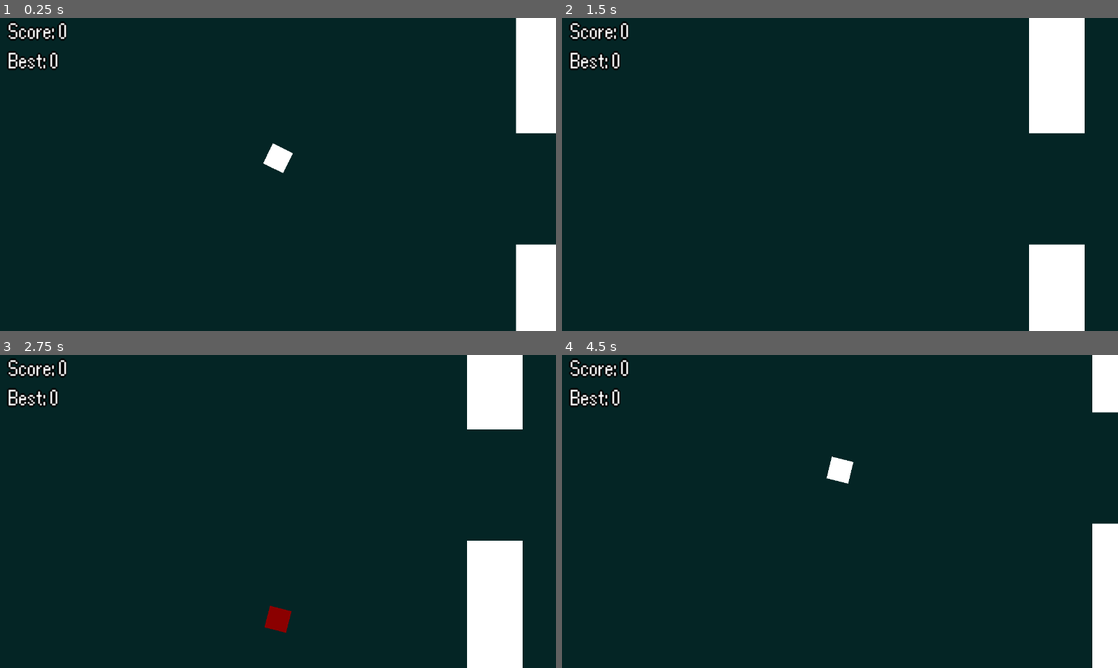
Above: before the commit, frames 1-4 (two rows, left to right).
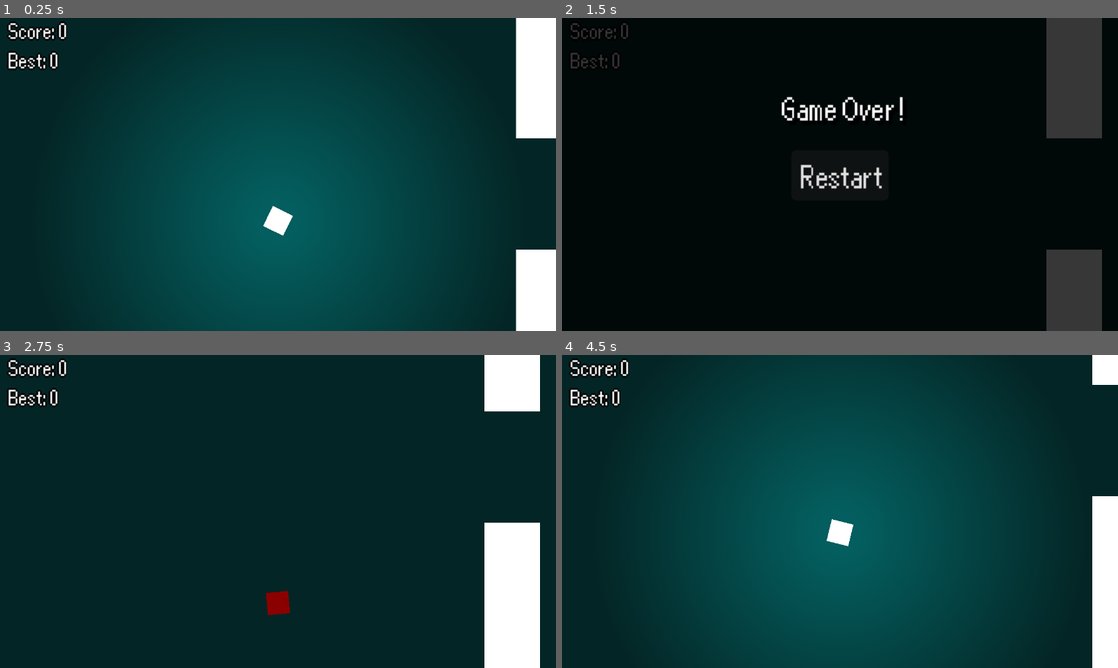
Above: after the commit, the same moments.

Repository: Nabil080/flappy-square
Game: Godot game, scene res://core/game.tscn
The game is run twice, just before and just after one commit, with the same random seed, the same clock (stepped at 60 frames per second) and the same inputs.
Inputs:
- Up to frame 1 (0.25 s): no input
- Up to frame 2 (1.5 s): tap Space (flap) at 0.77, 1.07 s
- Up to frame 3 (2.75 s): tap Space (flap) at 1.52, 1.82 s; click "Restart" at 2 s
- Up to frame 4 (4.5 s): tap Enter at 3.5 s; tap Space (flap) at 3.77, 4.07 s; click "Restart" at 4.25 s

The runs differ from the first frame. In frame 1, 39% of the frame differs, in the area x 22-100%, y 15-100%; in frame 2, 97%, in the area x 0-100%, y 0-100%; in frame 3, 5.3%; in frame 4, 42%.

Commit message:
better ending screen

Diff:
--- a/UI/game_over_menu.tscn
+++ b/UI/game_over_menu.tscn
@@ -1,6 +1,9 @@
-[gd_scene load_steps=2 format=3 uid="uid://dr7jkik87k7qj"]
+[gd_scene load_steps=3 format=3 uid="uid://dr7jkik87k7qj"]
 
 [ext_resource type="Script" uid="uid://15kqw1b7xvxe" path="res://UI/game_over_menu.gd" id="1_jobbv"]
+
+[sub_resource type="StyleBoxFlat" id="StyleBoxFlat_jobbv"]
+bg_color = Color(0, 0, 0, 0.78431374)
 
 [node name="GameOverMenu" type="Control"]
 layout_mode = 3
@@ -12,10 +15,10 @@
 script = ExtResource("1_jobbv")
 
 [node name="Panel" type="Panel" parent="."]
-self_modulate = Color(0, 0, 0, 0.93333334)
 layout_mode = 0
 offset_right = 320.0
 offset_bottom = 180.0
+theme_override_styles/panel = SubResource("StyleBoxFlat_jobbv")
 
 [node name="Button" type="Button" parent="Panel"]
 layout_mode = 1
--- a/core/game.tscn
+++ b/core/game.tscn
@@ -27,6 +27,10 @@
 anchors_preset = 15
 anchor_right = 1.0
 anchor_bottom = 1.0
+offset_left = -657.7778
+offset_top = -370.0
+offset_right = 657.7778
+offset_bottom = 370.0
 grow_horizontal = 2
 grow_vertical = 2
 color = Color(0.015719434, 0.14369178, 0.14420378, 1)
@@ -64,7 +68,7 @@
 shape = SubResource("WorldBoundaryShape2D_ey2n3")
 
 [node name="Player" parent="." instance=ExtResource("1_d3un6")]
-position = Vector2(160, 54)
+position = Vector2(160, 90)
 
 [node name="PipeManager" type="Node2D" parent="."]
 position = Vector2(338, 93)
--- a/core/pipe_manager.gd
+++ b/core/pipe_manager.gd
@@ -3,7 +3,7 @@
 signal player_entered
 
 const PIPES = preload("uid://bmkwntdta7k0t")
-const MAX_DIST := 32.0
+const MAX_DIST := 50.0           # Tunnel distance from the center
 const MAX_PIPES := 5             # Pool size
 const SPAWN_INTERVAL := 1.5      # seconds between spawns
 
@@ -26,6 +26,7 @@
 	if not pipes:
 		pipes = _new_pipes()
 	pipes.global_position = global_position
+	randomize()
 	pipes.move_local_y(randf_range(-MAX_DIST, MAX_DIST))
 
 func _new_pipes() -> Pipes:
--- a/entities/pipe.tscn
+++ b/entities/pipe.tscn
@@ -1,10 +1,13 @@
-[gd_scene load_steps=3 format=3 uid="uid://1eo7ggcmhhpk"]
+[gd_scene load_steps=4 format=3 uid="uid://1eo7ggcmhhpk"]
 
 [sub_resource type="QuadMesh" id="QuadMesh_oaeqi"]
 size = Vector2(32, 180)
 
 [sub_resource type="RectangleShape2D" id="RectangleShape2D_oaeqi"]
 size = Vector2(32, 180)
+
+[sub_resource type="OccluderPolygon2D" id="OccluderPolygon2D_oaeqi"]
+polygon = PackedVector2Array(-16, -90, 16, -90, 16, 90, -16, 90)
 
 [node name="Pipe" type="StaticBody2D" groups=["enemy"]]
 
@@ -13,3 +16,6 @@
 
 [node name="CollisionShape2D" type="CollisionShape2D" parent="."]
 shape = SubResource("RectangleShape2D_oaeqi")
+
+[node name="LightOccluder2D" type="LightOccluder2D" parent="."]
+occluder = SubResource("OccluderPolygon2D_oaeqi")
--- a/entities/player.gd
+++ b/entities/player.gd
@@ -36,6 +36,7 @@
 	if collision.get_collider().is_in_group("enemy"):
 		$MeshInstance2D.modulate = Color.DARK_RED
 		$CollisionShape2D.disabled = true
+		$PointLight2D.enabled = false
 		velocity.y = -FLAP_STRENGTH
 		can_jump = false
 		is_dead.emit()
--- a/entities/player.tscn
+++ b/entities/player.tscn
@@ -8,6 +8,15 @@
 
 [sub_resource type="RectangleShape2D" id="RectangleShape2D_3x74s"]
 size = Vector2(16, 16)
+
+[sub_resource type="Gradient" id="Gradient_b0kkn"]
+offsets = PackedFloat32Array(0.07333333, 0.67333335)
+colors = PackedColorArray(1, 1, 1, 1, 0, 0, 0, 1)
+
+[sub_resource type="GradientTexture2D" id="GradientTexture2D_e4p34"]
+gradient = SubResource("Gradient_b0kkn")
+fill = 1
+fill_from = Vector2(0.5, 0.5)
 
 [node name="Player" type="CharacterBody2D"]
 process_mode = 3
@@ -24,3 +33,10 @@
 [node name="AudioStreamPlayer" type="AudioStreamPlayer" parent="."]
 process_mode = 3
 stream = ExtResource("2_b0kkn")
+
+[node name="PointLight2D" type="PointLight2D" parent="."]
+color = Color(1.540184e-06, 0.7709061, 0.774441, 1)
+energy = 2.0
+shadow_enabled = true
+texture = SubResource("GradientTexture2D_e4p34")
+texture_scale = 6.0
Not shown: 1 places in entities/player.tscn that only renumber resources
Not shown, added: export_presets.cfg
